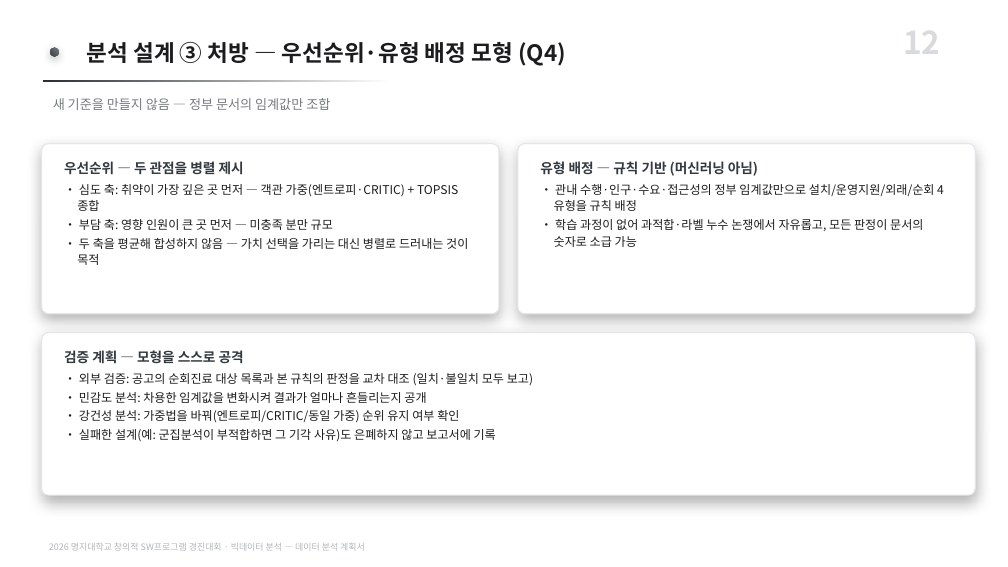
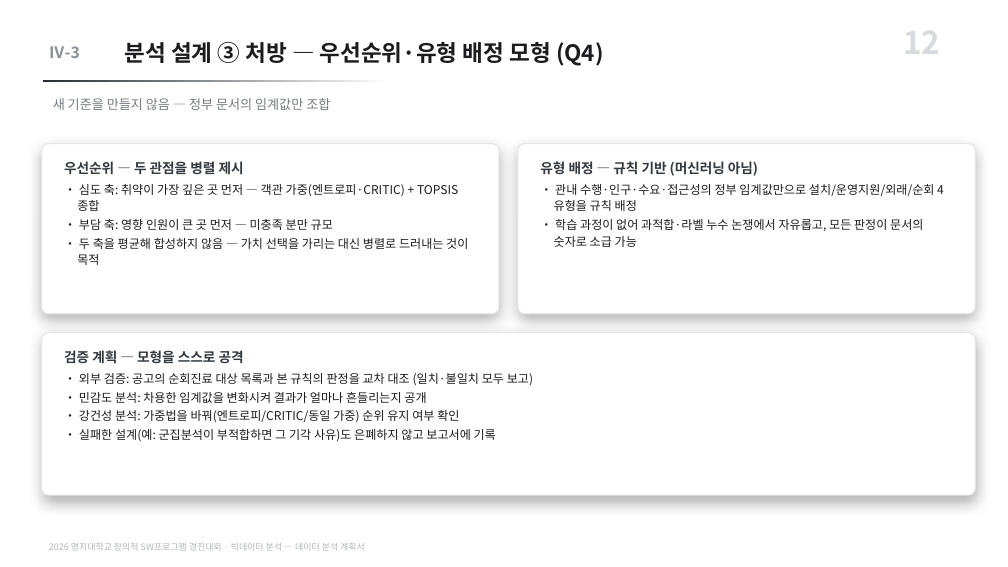
Before and after one commit to karvvan/maternity-care-policy-audit, a slide deck: slide 12 of 04_제출물/데이터분석_계획서.pptx. Drawn at 1008x567 pixels with LibreOffice and Linux fonts; fonts in the diff are those of the drawing. Boxes give left, top, right and bottom in pixels: in the first picture for what was removed or moved away, otherwise in the second. Text is boxed around its words. In the diff, an @@ line names an element or a change of style, - is before the commit and + after.

```diff
--- a/04_제출물/데이터분석_계획서.pptx
+++ b/04_제출물/데이터분석_계획서.pptx
@@ text "분석 설계 ③ 처방 — ..." moved from (x1=87, y1=41, x2=566, y2=66) to (x1=125, y1=41, x2=604, y2=66) @@
@@ text added at (x1=49, y1=46, x2=80, y2=58), 15 pt, text #8A8F95, bold @@
+Ⅳ-3
@@ rounded rectangle removed at (x1=50, y1=48, x2=58, y2=56) @@
```
Also in this commit, not shown: 11 other slides changed, 5 other files.
